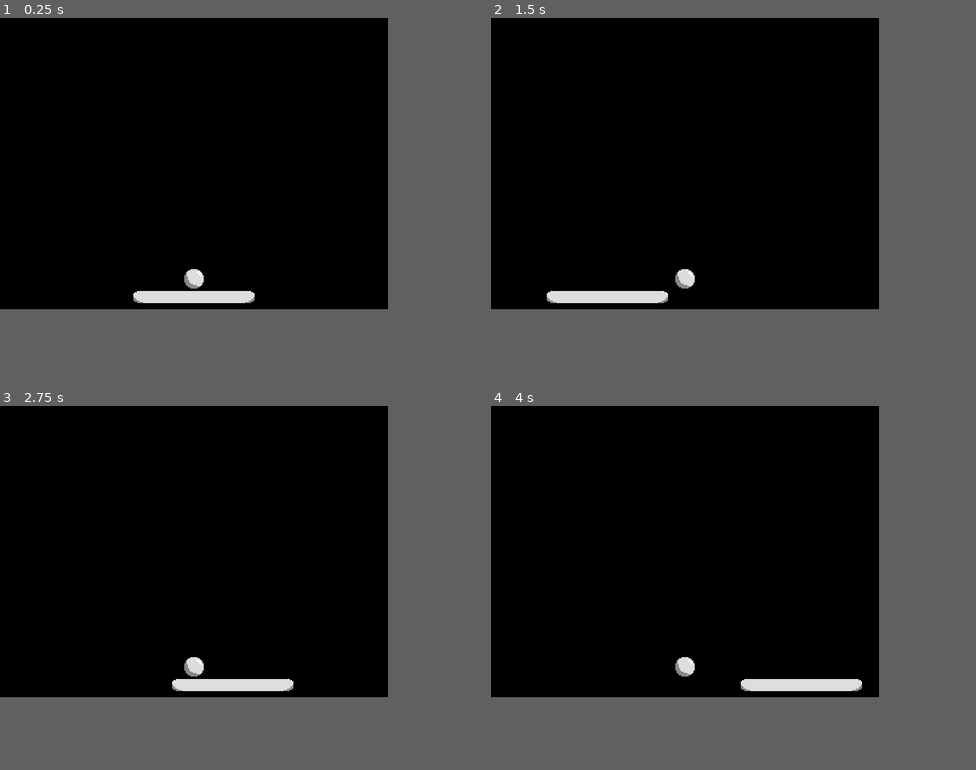
Above: before the commit, frames 1-4 (two rows, left to right).
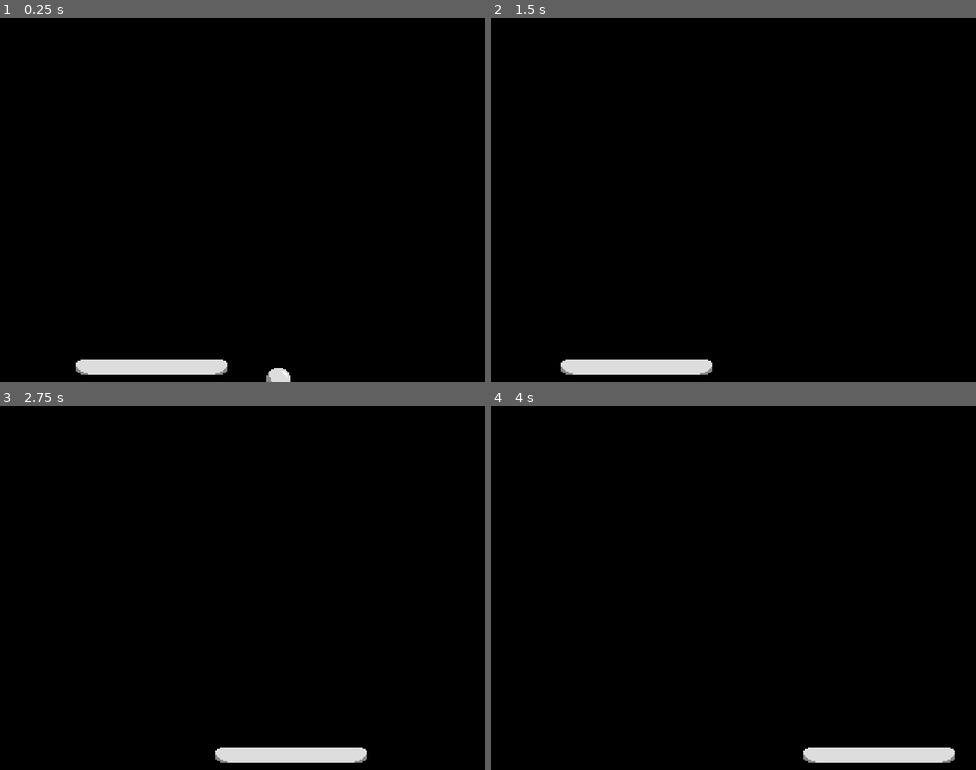
Above: after the commit, the same moments.

Repository: EshanDoes/Breakout
Game: Godot game, scene res://main.tscn
Two runs of this game, one before a commit and one after it. Both use one fixed random seed, a clock stepped at 60 frames per second and the inputs below.
Inputs (mouse positions are in pixels of both pictures, inside the frame that each line leads up to):
- Up to frame 1 (0.25 s): no input
- Up to frame 2 (1.5 s): tap Enter at 0.5 s; move the mouse to (772, 149) at 0.52 s; hold Right 0.53-1.28 s; tap Alt at 0.6 s; tap Space at 1.25 s; move the mouse to (607, 178) at 1.27 s; hold Down from 1.28 s (still down); tap Shift at 1.35 s
- Up to frame 3 (2.75 s): tap Enter at 2 s; move the mouse to (232, 486) at 2.02 s; release Down at 2.03 s; hold Right from 2.03 s (still down); tap Alt at 2.1 s
- Up to frame 4 (4 s): tap Space at 2.75 s; move the mouse to (665, 609) at 2.77 s; release Right at 2.78 s; hold Up 2.78-3.53 s; tap Shift at 2.85 s; tap Enter at 3.5 s; move the mouse to (801, 595) at 3.52 s; hold Left from 3.53 s (still down); tap Alt at 3.6 s
In our replay, the window is 640x480 before the commit and 800x600 after it. These sizes can differ from the game's own. Grey fills any space a smaller window leaves; there, only what the larger window draws over its background counts as a difference.

The runs differ from the first frame. In frame 1, 2.4% of the frame differs, in the area x 15-60%, y 69-100%; in frame 2, 2.3%; in frame 3, 2.3%; in frame 4, 2.3%.

Commit message:
Hourly Commit 1 (Day 2)
Added the ball, paddle, and walls, and am currently working on making the ball bounce (although the code currently crashes)

Diff:
--- a/main.tscn
+++ b/main.tscn
@@ -1,14 +1,21 @@
-[gd_scene load_steps=6 format=3 uid="uid://dr28cpmwuxoix"]
+[gd_scene load_steps=9 format=3 uid="uid://dr28cpmwuxoix"]
 
 [ext_resource type="Script" uid="uid://c80hc3rrfvo3q" path="res://scripts/paddle.gd" id="1_h2yge"]
 [ext_resource type="Texture2D" uid="uid://csndtdk4pfxod" path="res://sprites/paddle.png" id="1_ig7tw"]
 [ext_resource type="Texture2D" uid="uid://biuwmghrifu4t" path="res://sprites/ball.png" id="2_0xm2m"]
+[ext_resource type="Script" uid="uid://dgudy5xfggr8p" path="res://scripts/ball.gd" id="3_1bvp3"]
 
 [sub_resource type="RectangleShape2D" id="RectangleShape2D_h2yge"]
 size = Vector2(200, 20)
 
 [sub_resource type="CircleShape2D" id="CircleShape2D_0xm2m"]
 radius = 16.0312
+
+[sub_resource type="SegmentShape2D" id="SegmentShape2D_1bvp3"]
+b = Vector2(0, 480)
+
+[sub_resource type="SegmentShape2D" id="SegmentShape2D_lquwl"]
+b = Vector2(640, 0)
 
 [node name="Node2D" type="Node2D"]
 
@@ -23,12 +30,29 @@
 [node name="hitbox" type="CollisionShape2D" parent="Paddle"]
 shape = SubResource("RectangleShape2D_h2yge")
 
-[node name="Ball" type="StaticBody2D" parent="."]
-position = Vector2(320, 430)
+[node name="Camera" type="Camera2D" parent="."]
+offset = Vector2(320, 240)
+
+[node name="Ball" type="CharacterBody2D" parent="."]
+script = ExtResource("3_1bvp3")
 
 [node name="sprite" type="Sprite2D" parent="Ball"]
 texture_filter = 1
+position = Vector2(320, 430)
 texture = ExtResource("2_0xm2m")
 
 [node name="hitbox" type="CollisionShape2D" parent="Ball"]
+position = Vector2(320, 430)
 shape = SubResource("CircleShape2D_0xm2m")
+
+[node name="Wall" type="StaticBody2D" parent="."]
+
+[node name="leftwall" type="CollisionShape2D" parent="Wall"]
+shape = SubResource("SegmentShape2D_1bvp3")
+
+[node name="topwall" type="CollisionShape2D" parent="Wall"]
+shape = SubResource("SegmentShape2D_lquwl")
+
+[node name="rightwall" type="CollisionShape2D" parent="Wall"]
+position = Vector2(640, 0)
+shape = SubResource("SegmentShape2D_1bvp3")
--- a/project.godot
+++ b/project.godot
@@ -17,15 +17,26 @@
 
 [display]
 
-window/size/viewport_width=640
-window/size/viewport_height=480
-window/stretch/mode="canvas_items"
+window/size/viewport_width=1280
+window/size/viewport_height=960
+window/stretch/mode="viewport"
+window/stretch/scale=2.0
 window/stretch/scale_mode="integer"
 
 [editor_plugins]
 
 enabled=PackedStringArray("res://addons/godot_super-wakatime/plugin.cfg")
 
+[input]
+
+click={
+"deadzone": 0.2,
+"events": [Object(InputEventMouseButton,"resource_local_to_scene":false,"resource_name":"","device":-1,"window_id":0,"alt_pressed":false,"shift_pressed":false,"ctrl_pressed":false,"meta_pressed":false,"button_mask":1,"position":Vector2(418, 27),"global_position":Vector2(427, 75),"factor":1.0,"button_index":1,"canceled":false,"pressed":true,"double_click":false,"script":null)
+, Object(InputEventKey,"resource_local_to_scene":false,"resource_name":"","device":-1,"window_id":0,"alt_pressed":false,"shift_pressed":false,"ctrl_pressed":false,"meta_pressed":false,"pressed":false,"keycode":0,"physical_keycode":32,"key_label":0,"unicode":32,"location":0,"echo":false,"script":null)
+, Object(InputEventKey,"resource_local_to_scene":false,"resource_name":"","device":-1,"window_id":0,"alt_pressed":false,"shift_pressed":false,"ctrl_pressed":false,"meta_pressed":false,"pressed":false,"keycode":0,"physical_keycode":4194309,"key_label":0,"unicode":0,"location":0,"echo":false,"script":null)
+]
+}
+
 [rendering]
 
 renderer/rendering_method="gl_compatibility"
--- /dev/null
+++ b/scripts/ball.gd
@@ -0,0 +1,18 @@
+extends CharacterBody2D
+
+var speed = 200
+var initialVelocity = Vector2(speed, 200) # Initial velocity (speed and direction)
+
+func _physics_process(delta):
+	# Move the object and detect collisions
+	var collision = move_and_collide(initialVelocity * delta)
+
+	if collision:
+		# Change direction based on collision
+		print(collision.get_collider().name)
+
+		if collision.get_collider().name == "Wall":
+			initialVelocity = initialVelocity.bounce(collision.get_normal())
+		else: if collision.get_collider().name == "Paddle":
+			#initialVelocity = self.position.angle_to_point(collision.get_collider().position)
+			print(self.position)
--- a/scripts/paddle.gd
+++ b/scripts/paddle.gd
@@ -1,4 +1,5 @@
 extends CharacterBody2D
 
 func _process(delta):
-	self.position.x = get_global_mouse_position().x
+	if not(get_global_mouse_position().x < 120 or get_global_mouse_position().x > 520):
+		self.position.x = get_global_mouse_position().x
Not shown, added: scripts/ball.gd.uid
